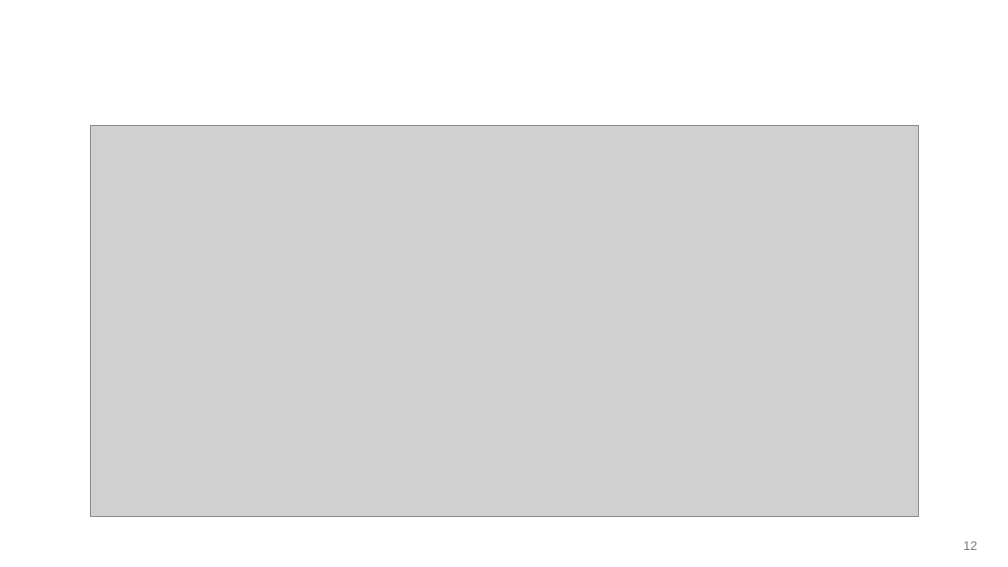
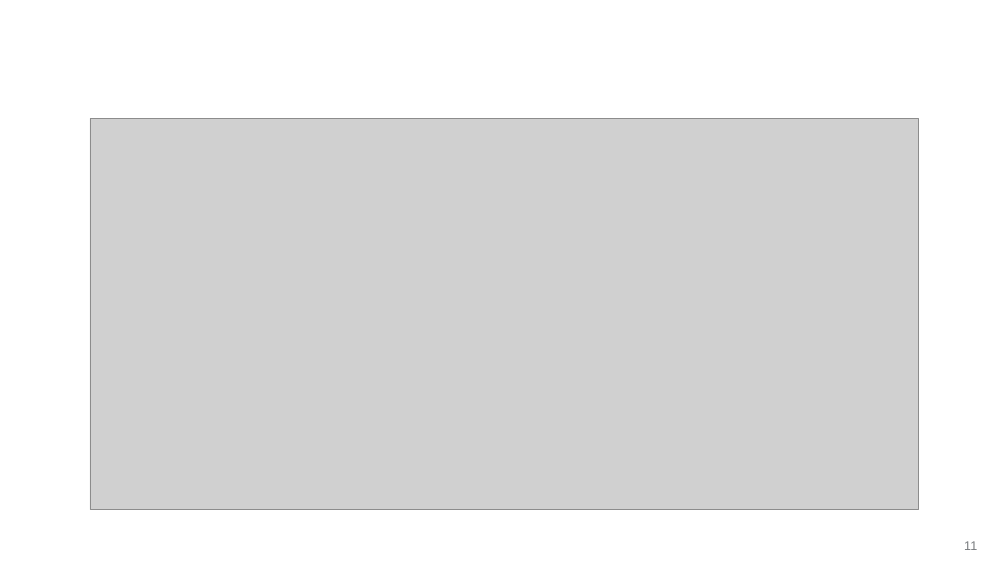
Before and after one commit to Knightowl808/Cocoa, a slide deck: slide 11 of 17_03_26_Bleher.pptx (slide 12 before the commit). Drawn at 1008x567 pixels with LibreOffice and Linux fonts; fonts in the diff are those of the drawing; grey boxes stand for pictures; background and template pictures are left out. Boxes give left, top, right and bottom in pixels: in the first picture for what was removed or moved away, otherwise in the second. Text is boxed around its words. In the diff, an @@ line names an element or a change of style, - is before the commit and + after.

```diff
--- a/17_03_26_Bleher.pptx
+++ b/17_03_26_Bleher.pptx
@@ picture: place and size @@
-picture at [90, 126, 918, 516]
+picture at [90, 119, 918, 510]
@@ page number at [964, 541, 977, 550]: text changed @@
-12
+11
```
Also in this commit, not shown: 7 other slides changed, 2 slides added, 1 slide removed.
